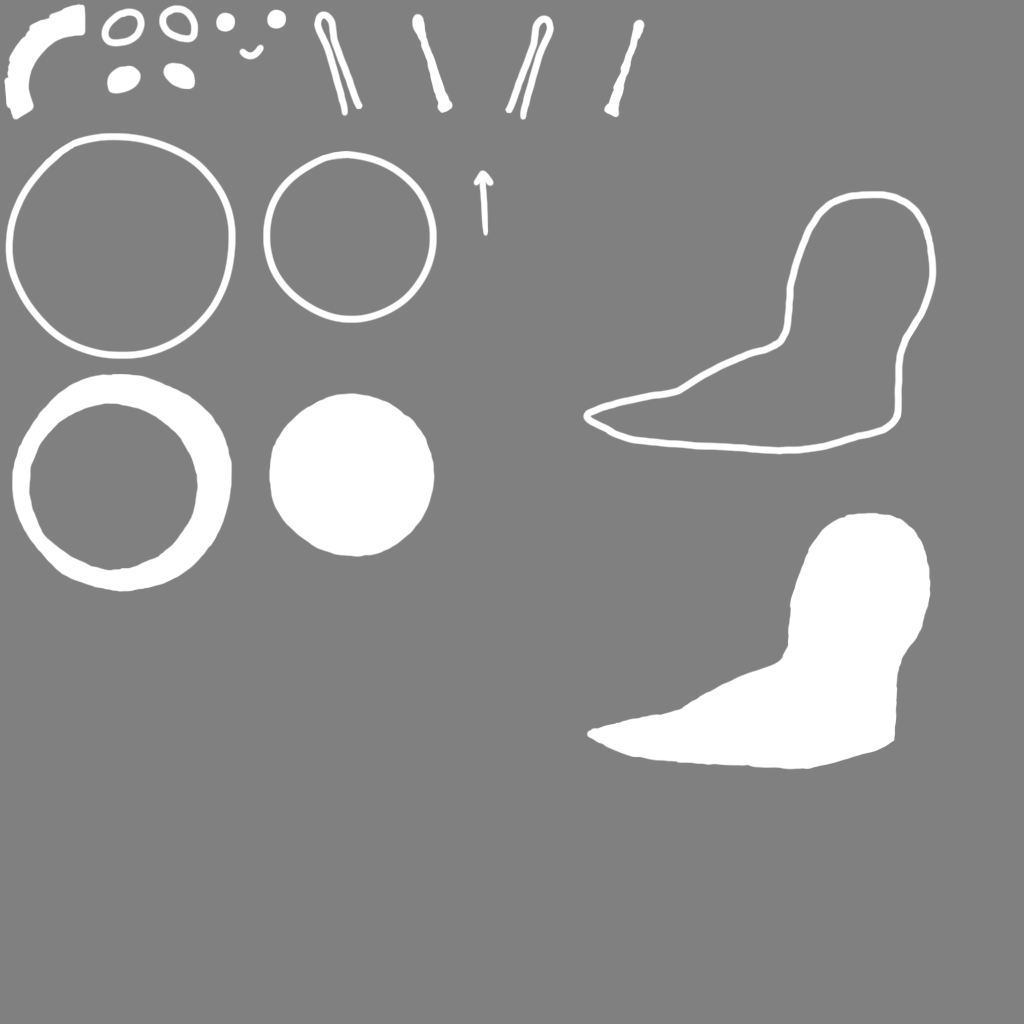
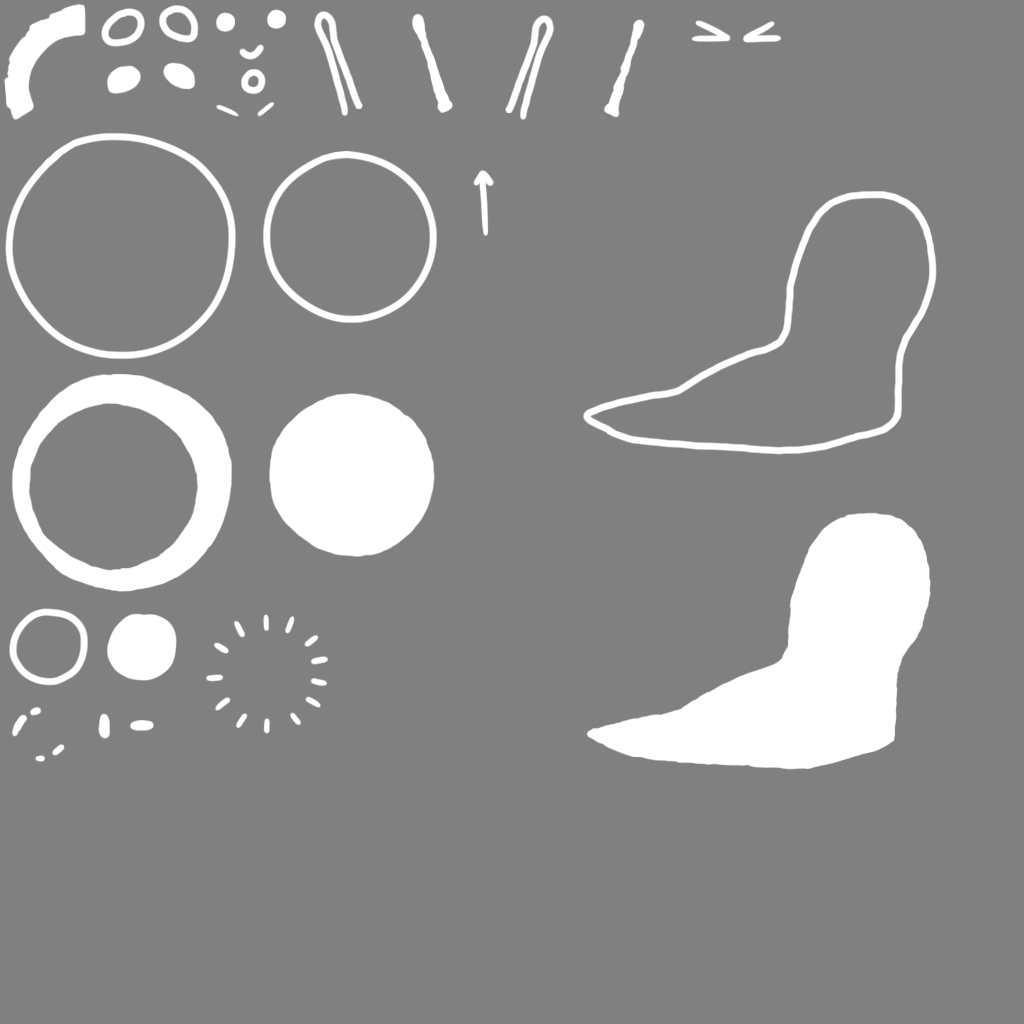
Before/after of a 1024x1024 layered artwork. What changed in the layer stack:
added layer "Particles" above "BubbleBurst" over (x1=98, y1=713, x2=154, y2=739)
added layer "BubbleBurst" above "BubbleColor" over (x1=205, y1=614, x2=329, y2=734)
added layer "BubbleColor" above "BubbleShine" over (x1=106, y1=613, x2=177, y2=681)
added layer "BubbleShine" above "Bubble" over (x1=11, y1=706, x2=65, y2=762)
added layer "Bubble" above "Side" over (x1=9, y1=608, x2=88, y2=686)
added layer "OuchEyes" in group "Side" over (x1=691, y1=19, x2=782, y2=43)
added layer "Eyebrows" in group "Side" over (x1=216, y1=101, x2=275, y2=117)
painted on "Mouth" over (x1=241, y1=68, x2=266, y2=95)
